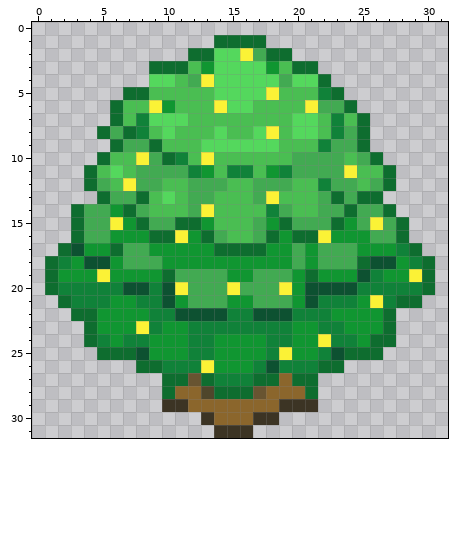
Two states of a pixel-art sprite, Assets/Sprites/mirabelkaNowa.png. The picture above was drawn from the file before the commit.
The file is 32x32 pixels. Colours within 5 levels of each other are drawn and written as one.
New version:
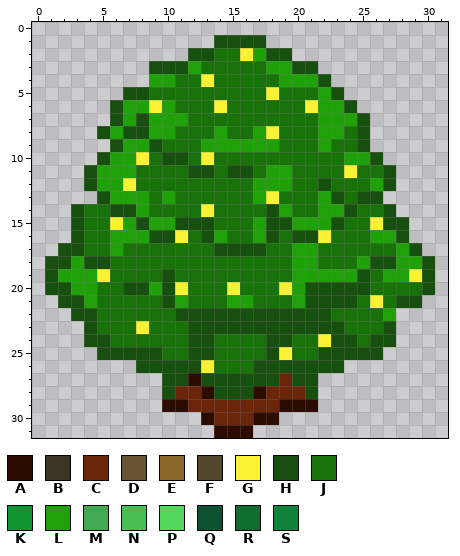
Palette (. is transparent): A #2d0c00  B #3c3424  C #6b250b  D #685431  E #8b662c  F #4f462b  G #fbf236  H #174f0e  J #19710a  K #109631  L #20a10a  M #42aa52  N #4abe52  P #54d85d  Q #0d5131  R #0e6d2f  S #108239
The edit:
Changed rows in their new state; - is an unchanged pixel.
first column x 1:
 1 -------------HHHH-------------
 2 -----------HHJJ-LHH-----------
 3 --------HHHLJJJJJLLHH---------
 4 --------LLJJ-JJJJJLLLH--------
 5 ------HHJJJJJJJJJ-JJJLH-------
 6 -----HLL-LJJJ-JJJJJJ-LLH------
 7 -----HLHLLLJJJJJJJJJJLLLH-----
 8 ----HLHHLLJJJLJJL-JJJLLJH-----
 9 -----HLLHJJJLLLLLLJJJLJJH-----
10 ----HLL-JHHJ-JJJJJJJJJJLLH----
11 ---HLLLJJJJHHJHHJLLJJJJ-JJH---
12 ---HLL-JJJJJJJJJLLLJJHJJJLH---
13 ----HLLLJLJJJJJJL-JJJLHJHH----
14 --HJJHHLJJJJ-JJJJHLJJLLHJJH---
15 --HJJ-LHLLHHHJJJLHHLLLHJJ-HH--
16 --HJJLLLHH-JHLJJLHJHH-JJJLLH--
17 -HHJJLJJJJJJJHHHHJJLLJJJJJJLH-
18 HHLHHJJJJJJJJJJJJJJLLJJJLHHLLH
19 HLLL-JJJJHJJJJJJJJJLLLLLHJLL-H
20 HHLLJJHHLH-JJJ-JJJ-LHHHHHJJJJH
21 -HHLJJJJJHLJJJLLJJJLHHHHJ-JHH-
22 --HHJJJJJJHHHHHHHHHHHHJJJJL---
23 ---HJJJ-JJJHHHHHHHHHHHHJJJH---
24 ---HHJJJJJJHHJJJJHHJJ-HHJHH---
25 ----HHHHHJJHHJJJJH-JJHHHHH----
26 -------HHHHH-JJJHHHHHHH-------
27 ---------HHAHHHHHHCHH---------
28 ---------HCCAHHHACCCH---------
29 ---------AACCCCCCCAAA---------
30 ------------ACCCAA------------
31 -------------AAA--------------
Where, in picture pixels (left, top, right, bottom), the same in both pictures:
changed: (45, 35, 435, 438)
